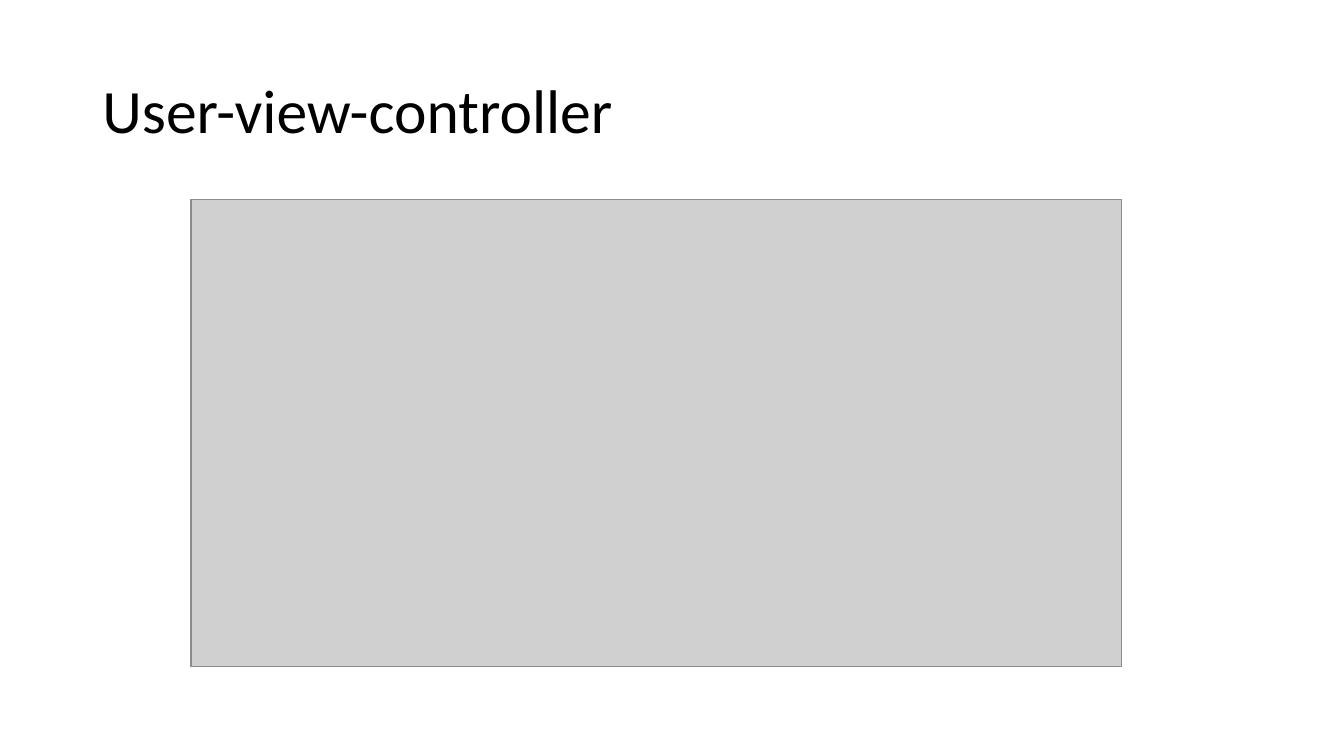
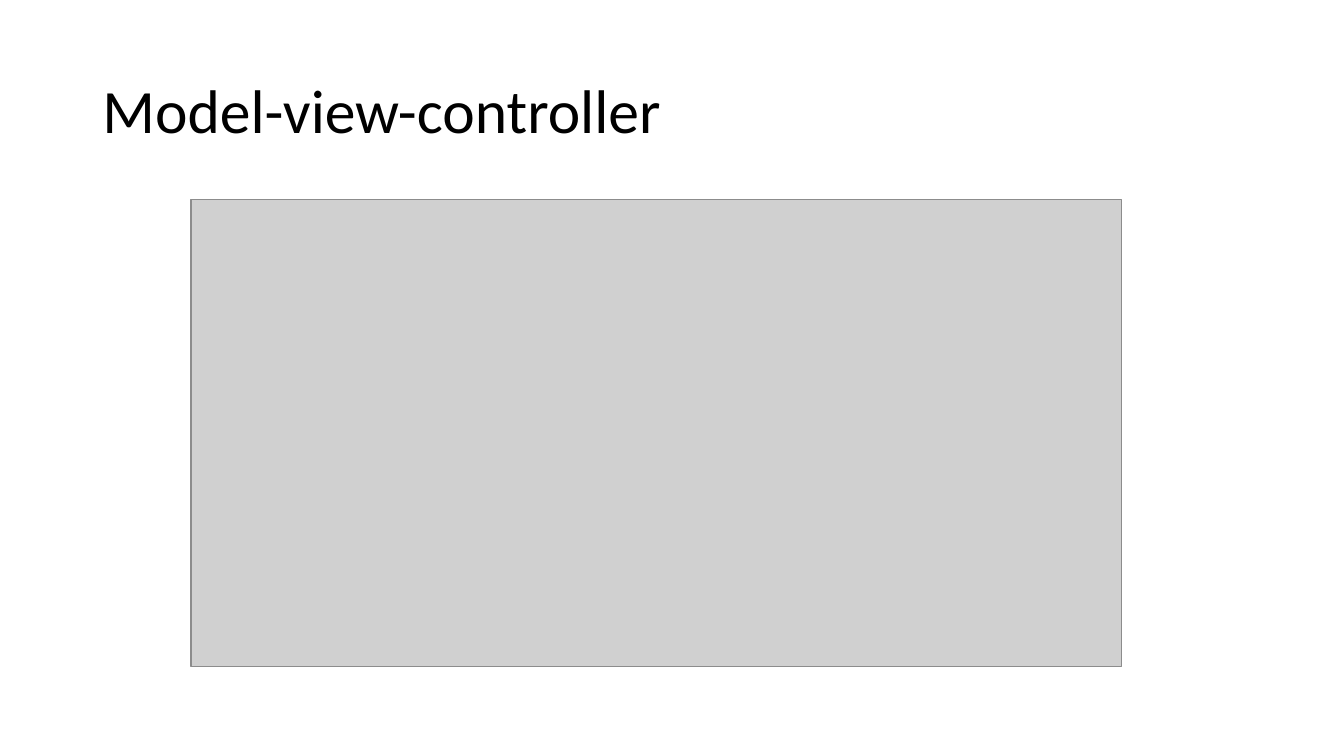
Before and after one commit to 11michi11/SEP1, a slide deck: slide 2 of Appendixes/Design.pptx. Drawn at 1344x756 pixels with LibreOffice and Linux fonts; fonts in the diff are those of the drawing; grey boxes stand for pictures. Boxes give left, top, right and bottom in pixels: in the first picture for what was removed or moved away, otherwise in the second. Text is boxed around its words. In the diff, an @@ line names an element or a change of style, - is before the commit and + after.

```diff
--- a/Appendixes/Design.pptx
+++ b/Appendixes/Design.pptx
@@ title at bbox=[102, 90, 660, 134]: text changed @@
-User-view-controller
+Model-view-controller
```
Also in this commit, not shown: 1 other slide changed, 2 other files.
